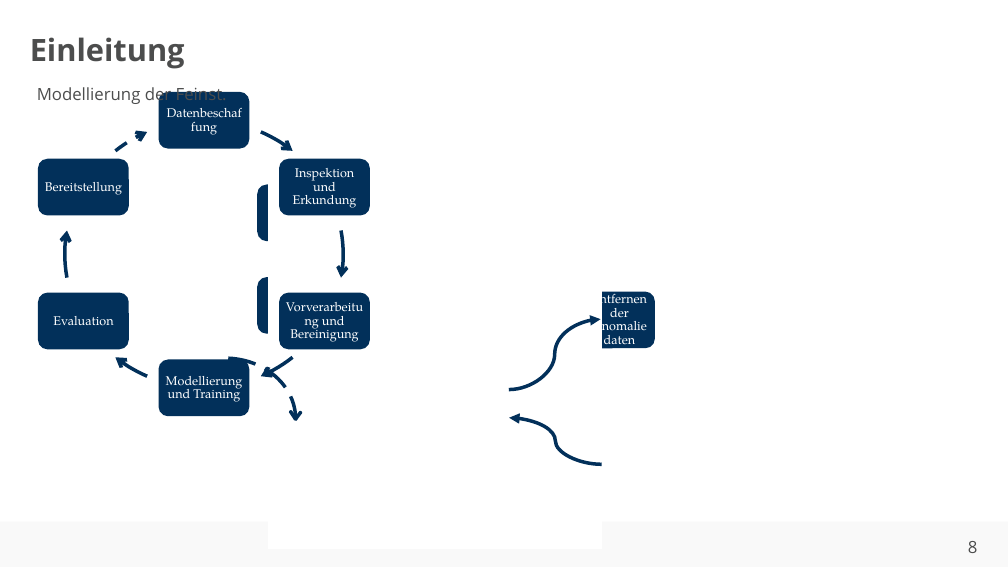
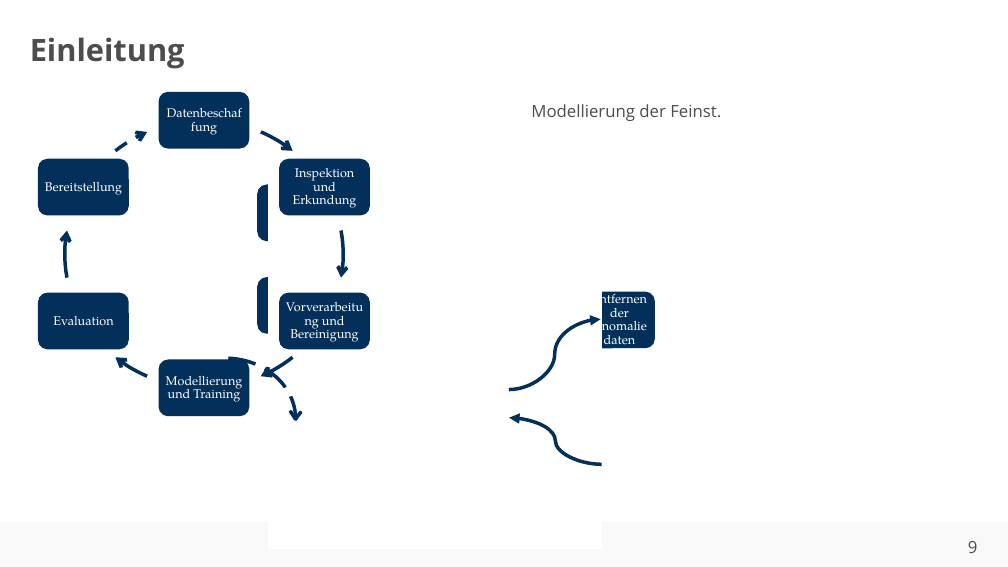
Before and after one commit to ahndavin/Abschlussarbeit_Bachelor, a slide deck: slide 9 of Kolloquium/Kolloquium.pptx (slide 8 before the commit). Drawn at 1008x567 pixels with LibreOffice and Linux fonts; fonts in the diff are those of the drawing; background and template pictures are left out. Boxes give left, top, right and bottom in pixels: in the first picture for what was removed or moved away, otherwise in the second. Text is boxed around its words. In the diff, an @@ line names an element or a change of style, - is before the commit and + after.

```diff
--- a/Kolloquium/Kolloquium.pptx
+++ b/Kolloquium/Kolloquium.pptx
@@ text "Modellierung der Feinst." rewrapped from (37, 84, 227, 105) to (531, 104, 721, 121) @@
@@ page number at (968, 541, 978, 553): text changed @@
-8
+9
```
Also in this commit, not shown: 11 other slides changed, 1 slide added, 6 slides removed, 1 other file.
